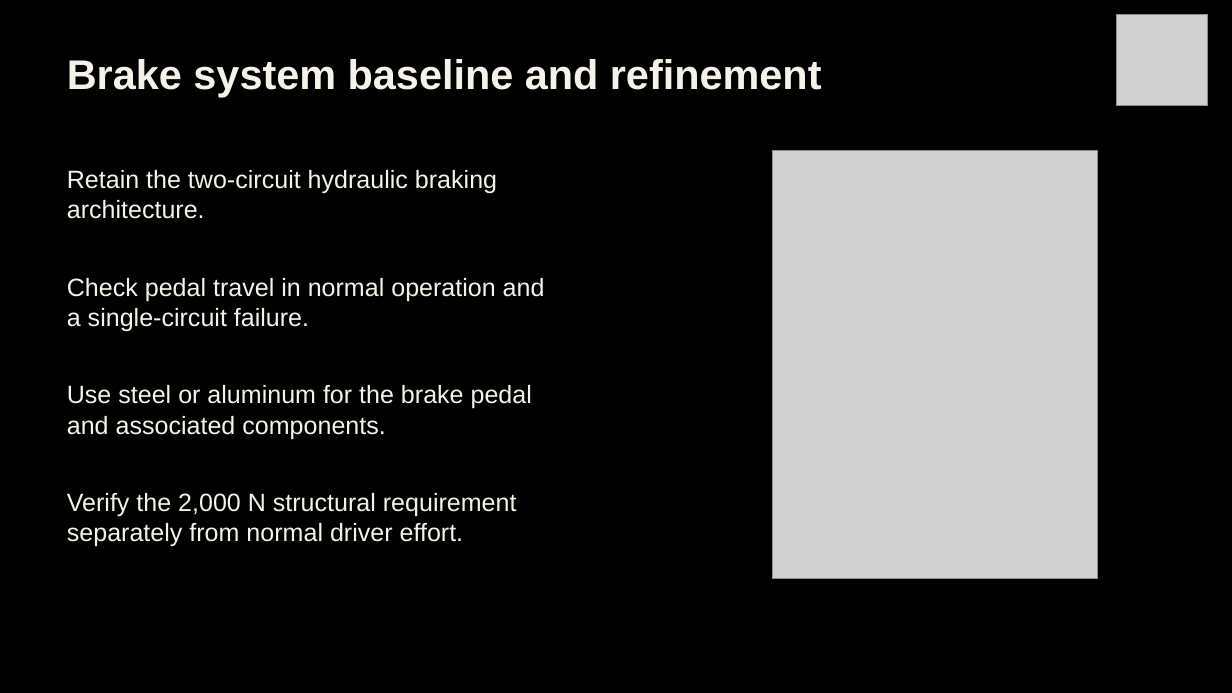
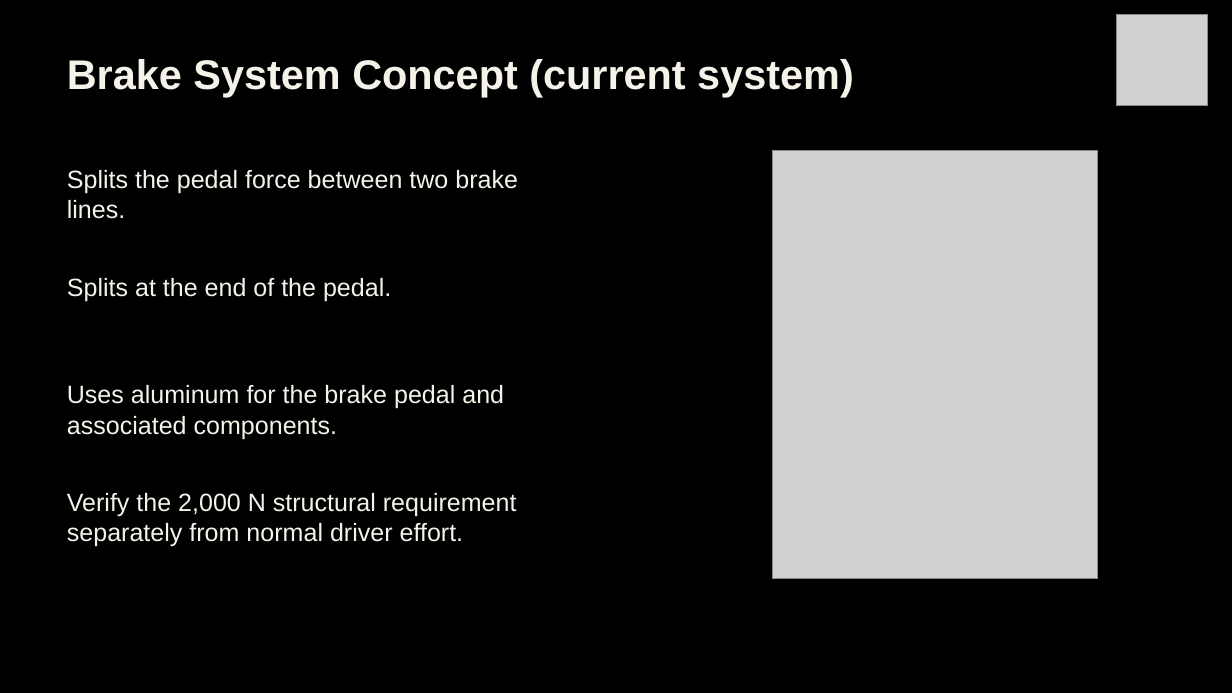
Before and after one commit to Polowater123/Aggie-Baja-Controls-The-A.B.C.-, a slide deck: slide 26 of PDR Draft.pptx. Drawn at 1232x693 pixels with LibreOffice and Linux fonts; fonts in the diff are those of the drawing; grey boxes stand for pictures. Boxes give left, top, right and bottom in pixels: in the first picture for what was removed or moved away, otherwise in the second. Text is boxed around its words. In the diff, an @@ line names an element or a change of style, - is before the commit and + after.

```diff
--- a/PDR Draft.pptx
+++ b/PDR Draft.pptx
@@ text at (67,59,854,97): text changed @@
-Brake system baseline and refinement
+Brake System Concept (current system)
@@ text at (67,170,518,219): text changed @@
-Retain the two-circuit hydraulic braking architecture.
+Splits the pedal force between two brake lines.
@@ text at (67,278,391,302): text changed @@
-Check pedal travel in normal operation and a single-circuit failure.
+Splits at the end of the pedal.
@@ text at (67,385,504,439): text changed @@
-Use steel or aluminum for the brake pedal and associated components.
+Uses aluminum for the brake pedal and associated components.
```
Also in this commit, not shown: 2 slides added.
